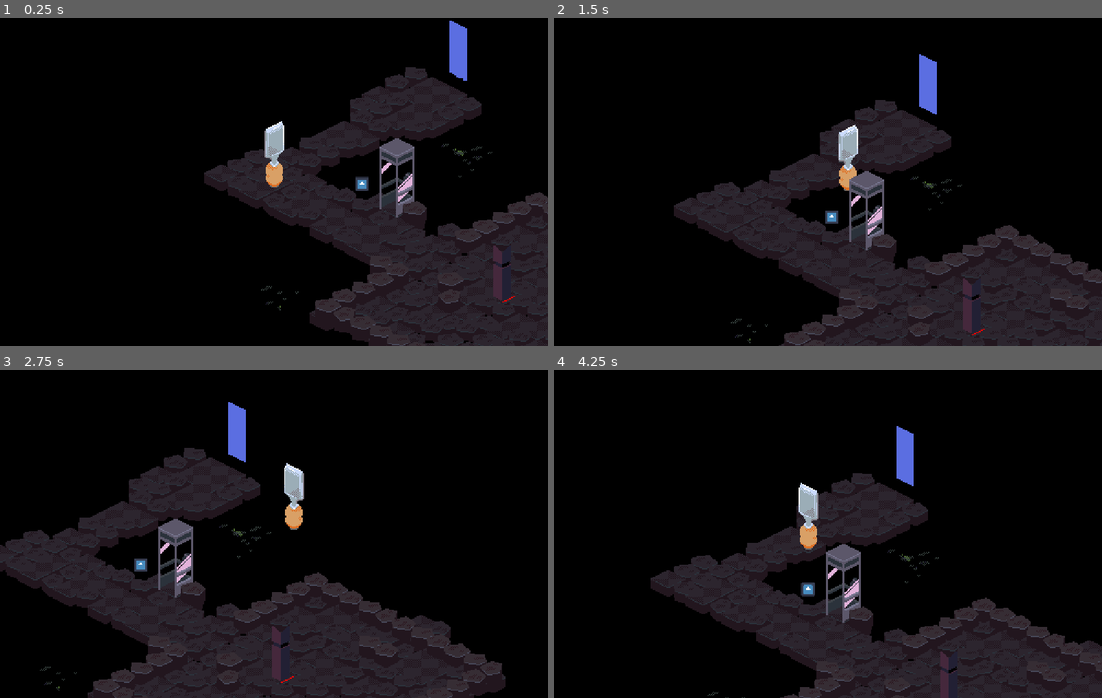
Above: before the commit, frames 1-4 (two rows, left to right).
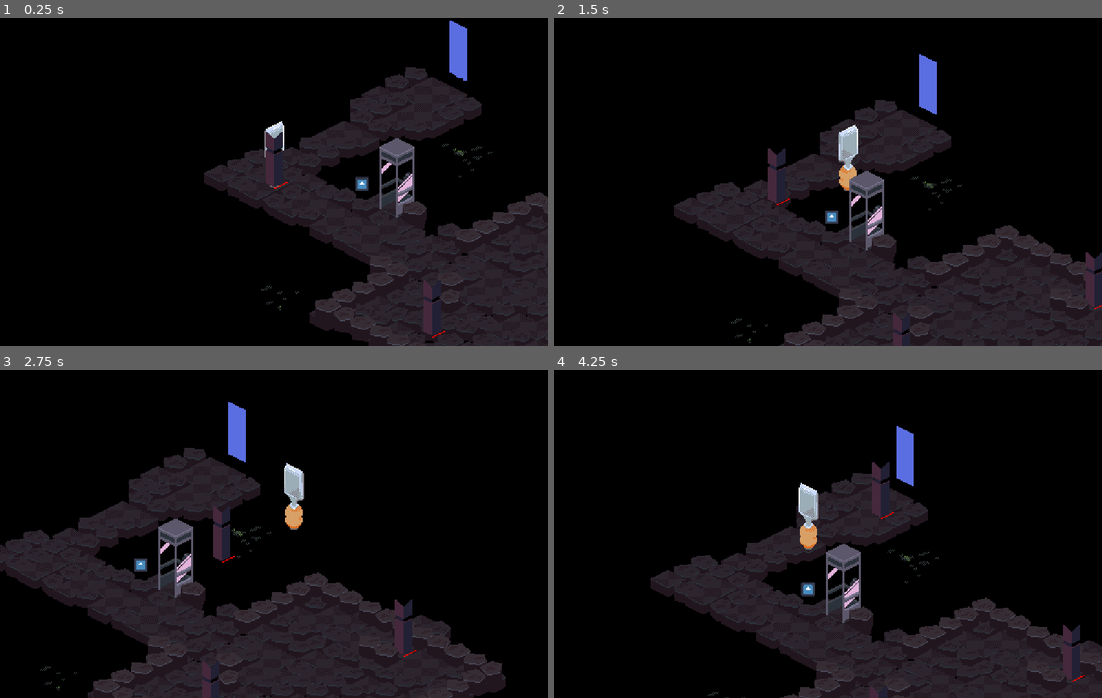
Above: after the commit, the same moments.

Repository: webcatzz/bad-dream
Game: Godot game, scene res://world/test.tscn
The game is run twice, just before and just after one commit, with the same random seed, the same clock (stepped at 60 frames per second) and the same inputs. The engine's default icon, where the game draws it, is replaced by a stand-in: a white triangle on a blue panel in a dark square.
Inputs (mouse positions are in pixels of both pictures, inside the frame that each line leads up to):
- Up to frame 1 (0.25 s): no input
- Up to frame 2 (1.5 s): tap Enter (ui_accept) at 0.5 s; move the mouse to (948, 165) at 0.52 s; hold W (move_right) 0.53-1.28 s; hold Enter (ui_accept) 0.53-1.28 s; click (948, 165) at 0.67 s; move the mouse to (718, 198) at 1.27 s; hold S (move_down) from 1.28 s (still down); tap Shift (shift) at 1.35 s
- Up to frame 3 (2.75 s): tap Enter (ui_accept) at 1.52, 1.55, 1.82 s; move the mouse to (328, 461) at 2.02 s; release S (move_down) at 2.03 s; hold W (move_right) from 2.03 s (still down); hold Enter (ui_accept) from 2.03 s (still down)
- Up to frame 4 (4.25 s): move the mouse to (800, 599) at 2.77 s; release W (move_right) at 2.78 s; release Enter (ui_accept) at 2.78 s; hold Q (move_up) 2.78-3.53 s; tap Shift (shift) at 2.85 s; click (800, 599) at 2.92 s; tap Enter (ui_accept) at 3.02, 3.05, 3.32 s; move the mouse to (992, 583) at 3.52 s; hold A (move_left) from 3.53 s (still down); hold Enter (ui_accept) from 3.53 s (still down)

The runs differ from the first frame. In frame 1, 1.0% of the frame differs, in the area x 48-94%, y 34-98%; in frame 2, 1.0%; in frame 3, 1.2%, in the area x 36-76%, y 41-100%; in frame 4, 0.9%.

Commit message:
fixed party actors listening to input out of turn

Diff:
--- a/node/actor/party_actor.gd
+++ b/node/actor/party_actor.gd
@@ -90,14 +90,13 @@
 	# opening action menu / ending turn
 	elif event.is_action_pressed("ui_accept"):
 		if data.can_act(): action_menu.visible = true
-		else: data.end_turn()
 
 		get_viewport().set_input_as_handled()
 
 
 func _on_battle_entered() -> void:
 	$Collision.set_disabled.call_deferred(false)
-	data.position = Iso.to_grid(position)
+	data.move.call_deferred(Game.data.get_leader().position)
 
 
 func _on_battle_exited() -> void:
--- a/node/save_point.gd
+++ b/node/save_point.gd
@@ -11,7 +11,7 @@
 func _on_player_entered() -> void:
 	active = true
 	_resize_color_rect()
-	$UI/Saves/File01.grab_focus()
+	$UI/Margins/Saves/File01.grab_focus()
 
 	# background
 	$Animator.play("show")
--- a/node/save_point.tscn
+++ b/node/save_point.tscn
@@ -1,10 +1,11 @@
-[gd_scene load_steps=14 format=3 uid="uid://be6ge5sg8n6yl"]
+[gd_scene load_steps=15 format=3 uid="uid://be6ge5sg8n6yl"]
 
 [ext_resource type="Script" path="res://node/save_point.gd" id="1_56ck4"]
 [ext_resource type="Material" uid="uid://cfvbajr6t5dre" path="res://asset/shader/dither_vertex.tres" id="2_24uay"]
 [ext_resource type="Script" path="res://node/triggers/player_detector.gd" id="2_ppl06"]
 [ext_resource type="Texture2D" uid="uid://p1b7e7f6qf7r" path="res://asset/phonebooth.png" id="2_qyhcf"]
 [ext_resource type="Script" path="res://node/ui/vbox_slanted.gd" id="3_osywe"]
+[ext_resource type="Texture2D" uid="uid://dweoqb5o88xjx" path="res://asset/phonebooth-bg.png" id="5_lpghm"]
 
 [sub_resource type="SegmentShape2D" id="SegmentShape2D_ca5vm"]
 a = Vector2(-16, 0)
@@ -18,11 +19,7 @@
 a = Vector2(16, 0)
 b = Vector2(0, 8)
 
-[sub_resource type="StyleBoxFlat" id="StyleBoxFlat_mg5oo"]
-content_margin_left = 32.0
-content_margin_top = 64.0
-content_margin_right = 96.0
-content_margin_bottom = 32.0
+[sub_resource type="StyleBoxFlat" id="StyleBoxFlat_xiywu"]
 bg_color = Color(0, 0, 0, 1)
 expand_margin_left = 32.0
 expand_margin_top = 32.0
@@ -166,9 +163,22 @@
 offset_top = -32.0
 offset_right = 500.0
 offset_bottom = 300.0
-theme_override_styles/panel = SubResource("StyleBoxFlat_mg5oo")
-
-[node name="Saves" type="VBoxContainer" parent="UI"]
+theme_override_styles/panel = SubResource("StyleBoxFlat_xiywu")
+
+[node name="Background" type="TextureRect" parent="UI"]
+layout_mode = 2
+size_flags_horizontal = 4
+size_flags_vertical = 0
+texture = ExtResource("5_lpghm")
+
+[node name="Margins" type="MarginContainer" parent="UI"]
+layout_mode = 2
+theme_override_constants/margin_left = 32
+theme_override_constants/margin_top = 64
+theme_override_constants/margin_right = 96
+theme_override_constants/margin_bottom = 32
+
+[node name="Saves" type="VBoxContainer" parent="UI/Margins"]
 custom_minimum_size = Vector2(120, 0)
 layout_mode = 2
 size_flags_horizontal = 8
@@ -176,20 +186,20 @@
 script = ExtResource("3_osywe")
 offset = 16
 
-[node name="Label" type="Label" parent="UI/Saves"]
+[node name="Label" type="Label" parent="UI/Margins/Saves"]
 layout_mode = 2
 theme_type_variation = &"LabelSmall"
 text = "Save game..."
 
-[node name="File01" type="Button" parent="UI/Saves"]
+[node name="File01" type="Button" parent="UI/Margins/Saves"]
 layout_mode = 2
 text = "File 01"
 
-[node name="File02" type="Button" parent="UI/Saves"]
+[node name="File02" type="Button" parent="UI/Margins/Saves"]
 layout_mode = 2
 text = "File 02"
 
-[node name="File03" type="Button" parent="UI/Saves"]
+[node name="File03" type="Button" parent="UI/Margins/Saves"]
 layout_mode = 2
 text = "File 03"
 
@@ -200,6 +210,6 @@
 
 [connection signal="player_entered" from="Area" to="." method="_on_player_entered"]
 [connection signal="player_exited" from="Area" to="." method="_on_player_exited"]
-[connection signal="pressed" from="UI/Saves/File01" to="." method="_save_to_file" binds= [1]]
-[connection signal="pressed" from="UI/Saves/File02" to="." method="_save_to_file" binds= [2]]
-[connection signal="pressed" from="UI/Saves/File03" to="." method="_save_to_file" binds= [3]]
+[connection signal="pressed" from="UI/Margins/Saves/File01" to="." method="_save_to_file" binds= [1]]
+[connection signal="pressed" from="UI/Margins/Saves/File02" to="." method="_save_to_file" binds= [2]]
+[connection signal="pressed" from="UI/Margins/Saves/File03" to="." method="_save_to_file" binds= [3]]
--- a/node/ui/action_menu.gd
+++ b/node/ui/action_menu.gd
@@ -58,14 +58,11 @@
 
 
 func _on_actionlist_item_activated(_idx: int) -> void:
-	actor.node.listening = false
-
 	var action: Action = splash.action
 	splash = null
 	visible = false
+
 	await actor.take_action(action)
-
-	actor.node.listening = true
 
 
 func _end_turn() -> void:
--- a/resource/save.tres
+++ b/resource/save.tres
@@ -1,11 +1,26 @@
-[gd_resource type="Resource" load_steps=3 format=3 uid="uid://bs6t025b1bvke"]
+[gd_resource type="Resource" load_steps=5 format=3 uid="uid://bs6t025b1bvke"]
 
 [ext_resource type="Script" path="res://resource/save.gd" id="1_afsvx"]
 [ext_resource type="Resource" uid="uid://cjt66dwchr70v" path="res://resource/actor/woodcarver.tres" id="1_qni5r"]
+[ext_resource type="Script" path="res://resource/script/actor.gd" id="2_ovngt"]
+
+[sub_resource type="Resource" id="Resource_cg83y"]
+script = ExtResource("2_ovngt")
+name = "Actor"
+description = "..."
+max_health = 10
+resistance = 0
+evasion = 0.0
+tiles_per_turn = 5
+actions_per_turn = 1
+actions = Array[Resource("res://resource/script/action.gd")]([])
+attributes = Array[Resource("res://resource/script/attribute.gd")]([])
+weak_against = Array[int]([])
+strong_against = Array[int]([])
 
 [resource]
 script = ExtResource("1_afsvx")
-party = Array[Object]([ExtResource("1_qni5r")])
+party = Array[Object]([ExtResource("1_qni5r"), SubResource("Resource_cg83y")])
 flags = PackedStringArray()
 seed = 0
 scene_path = ""
--- a/resource/script/actor.gd
+++ b/resource/script/actor.gd
@@ -158,7 +158,8 @@
 
 	await action.start()
 
-	if not can_act(): end_turn()
+	if not can_act():
+		end_turn()
 
 
 ## Runs results of [param action].
--- a/resource/script/status_effect.gd
+++ b/resource/script/status_effect.gd
@@ -11,6 +11,7 @@
 	VANISH, ## Guarantees evasion.
 	SLOW, ## Decreases [member target.tiles_per_turn] by [member strength].
 	DOOM, ## Deals [member strength] damage at the end of its duration.
+	STUNNED ## Makes [member target] unable to act.
 }
 
 @export var type: Type ## Dictates the effect's behavior. See [enum Type].
@@ -34,6 +35,9 @@
 			target.modifiers.evasion += 1
 		Type.SLOW:
 			target.modifiers.tiles_per_turn -= strength
+		Type.STUNNED:
+			target.modifiers.actions_per_turn -= 1000
+			target.modifiers.tiles_per_turn -= 1000
 
 
 ## Stacks the effect with another of the same type.
@@ -57,6 +61,9 @@
 			target.modifiers.tiles_per_turn += strength
 		Type.DOOM:
 			target.damage(strength)
+		Type.STUNNED:
+			target.modifiers.actions_per_turn += 1000
+			target.modifiers.tiles_per_turn += 1000
 
 	ended.emit()
 
--- a/script/battle.gd
+++ b/script/battle.gd
@@ -72,6 +72,7 @@
 		turn_ended.emit(current_actor)
 
 	await get_tree().create_timer(0.25).timeout
+
 	# moving to next turn
 	if is_won(): stop()
 	else: run_turn()
--- a/world/test.tscn
+++ b/world/test.tscn
@@ -83,7 +83,7 @@
 position = Vector2(144, 72)
 collision_layer = 0
 script = ExtResource("7_kkk1m")
-actors = Array[NodePath]([NodePath("../EnemyActor")])
+actors = Array[NodePath]([NodePath("../EnemyActor"), NodePath("../EnemyActor2")])
 region = Rect2i(-5, 0, 11, 11)
 mode = 1
 
@@ -92,8 +92,11 @@
 shape = SubResource("SegmentShape2D_hh3lc")
 
 [node name="EnemyActor" parent="." instance=ExtResource("8_188yt")]
-position = Vector2(208, 104)
+position = Vector2(320, 80)
 data = SubResource("Resource_74vop")
+
+[node name="EnemyActor2" parent="." instance=ExtResource("8_188yt")]
+position = Vector2(144, 136)
 
 [node name="Light" type="PointLight2D" parent="."]
 visible = false
Binary file added: asset/phonebooth-bg.aseprite
Binary file added: asset/phonebooth-bg.png
